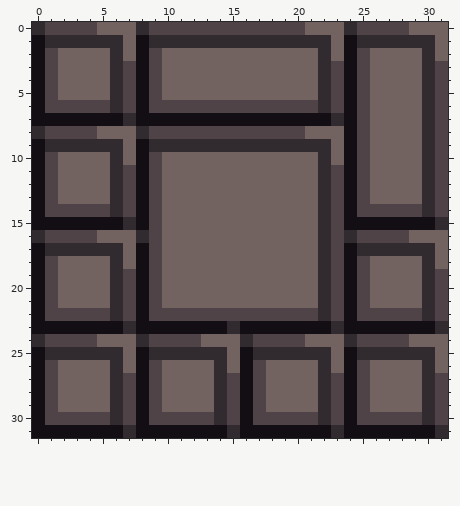
Edited in one commit: pixel-art sprite (assets/tiles.png). Above is the file before it was changed.
The file is 32x32 pixels.
New version:
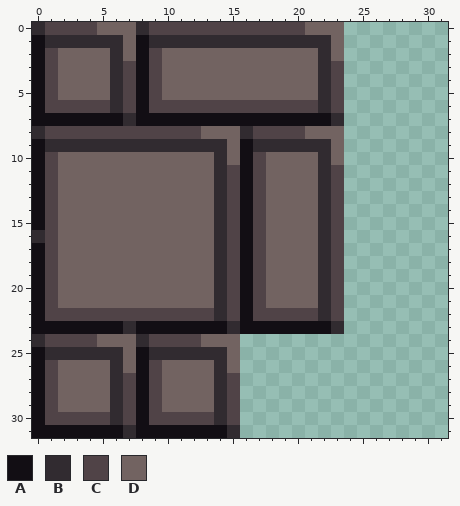
Palette (. is transparent): A #120e14  B #312b30  C #504347  D #726361
The edit:
{"y":0,"x":24,"old":"BCCCCDDD","new":"........"}
{"y":1,"x":24,"old":"ABBBBBBD","new":"........"}
{"y":2,"x":24,"old":"ACDDDDBD","new":"........"}
{"y":3,"x":24,"old":"ACDDDDBC","new":"........"}
{"y":4,"x":24,"old":"ACDDDDBC","new":"........"}
{"y":5,"x":24,"old":"ACDDDDBC","new":"........"}
{"y":6,"x":24,"old":"ACDDDDBC","new":"........"}
{"y":7,"x":24,"old":"ACDDDDBC","new":"........"}
{"y":8,"x":5,"old":"DDDB","new":"CCCC"}
{"y":8,"x":13,"old":"CCCC","new":"DDDB"}
{"y":8,"x":24,"old":"ACDDDDBC","new":"........"}
{"y":9,"x":7,"old":"DA","new":"BB"}
{"y":9,"x":15,"old":"BB","new":"DA"}
{"y":9,"x":24,"old":"ACDDDDBC","new":"........"}
{"y":10,"x":6,"old":"B","new":"D"}
{"y":10,"x":8,"old":"AC","new":"DD"}
{"y":10,"x":14,"old":"D","new":"B"}
{"y":10,"x":16,"old":"DD","new":"AC"}
{"y":10,"x":24,"old":"ACDDDDBC","new":"........"}
{"y":11,"x":6,"old":"BCAC","new":"DDDD"}
{"y":11,"x":14,"old":"DDDD","new":"BCAC"}
{"y":11,"x":24,"old":"ACDDDDBC","new":"........"}
{"y":12,"x":6,"old":"BCAC","new":"DDDD"}
{"y":12,"x":14,"old":"DDDD","new":"BCAC"}
{"y":12,"x":24,"old":"ACDDDDBC","new":"........"}
{"y":13,"x":6,"old":"BCAC","new":"DDDD"}
{"y":13,"x":14,"old":"DDDD","new":"BCAC"}
{"y":13,"x":24,"old":"ACDDDDBC","new":"........"}
{"y":14,"x":2,"old":"CCCCBCAC","new":"DDDDDDDD"}
{"y":14,"x":14,"old":"DDDD","new":"BCAC"}
{"y":14,"x":24,"old":"ACCCCCBC","new":"........"}
{"y":15,"x":1,"old":"AAAAAABAC","new":"CDDDDDDDD"}
{"y":15,"x":14,"old":"DDDD","new":"BCAC"}
{"y":15,"x":24,"old":"AAAAAAAB","new":"........"}
{"y":16,"x":2,"old":"CCC","new":"DDD"}
{"y":16,"x":8,"old":"BC","new":"DD"}
{"y":16,"x":14,"old":"DDDD","new":"BCAC"}
{"y":16,"x":24,"old":"BCCCCDDD","new":"........"}
{"y":17,"x":1,"old":"BBBBBB","new":"CDDDDD"}
{"y":17,"x":8,"old":"AC","new":"DD"}
{"y":17,"x":14,"old":"DDDD","new":"BCAC"}
{"y":17,"x":24,"old":"ABBBBBBD","new":"........"}
{"y":18,"x":6,"old":"B","new":"D"}
{"y":18,"x":8,"old":"AC","new":"DD"}
{"y":18,"x":14,"old":"DDDD","new":"BCAC"}
{"y":18,"x":24,"old":"ACDDDDBD","new":"........"}
{"y":19,"x":6,"old":"BCAC","new":"DDDD"}
{"y":19,"x":14,"old":"DDDD","new":"BCAC"}
{"y":19,"x":24,"old":"ACDDDDBC","new":"........"}
{"y":20,"x":6,"old":"BCAC","new":"DDDD"}
{"y":20,"x":14,"old":"DDDD","new":"BCAC"}
{"y":20,"x":24,"old":"ACDDDDBC","new":"........"}
{"y":21,"x":6,"old":"BCAC","new":"DDDD"}
{"y":21,"x":14,"old":"DDDD","new":"BCAC"}
{"y":21,"x":24,"old":"ACDDDDBC","new":"........"}
{"y":22,"x":6,"old":"B","new":"C"}
{"y":22,"x":8,"old":"A","new":"C"}
{"y":22,"x":14,"old":"C","new":"B"}
{"y":22,"x":16,"old":"C","new":"A"}
{"y":22,"x":24,"old":"ACCCCCBC","new":"........"}
{"y":23,"x":24,"old":"AAAAAAAB","new":"........"}
{"y":24,"x":16,"old":"BCCCCDDDBCCCCDDD","new":"................"}
{"y":25,"x":16,"old":"ABBBBBBDABBBBBBD","new":"................"}
{"y":26,"x":16,"old":"ACDDDDBDACDDDDBD","new":"................"}
{"y":27,"x":16,"old":"ACDDDDBCACDDDDBC","new":"................"}
{"y":28,"x":16,"old":"ACDDDDBCACDDDDBC","new":"................"}
{"y":29,"x":16,"old":"ACDDDDBCACDDDDBC","new":"................"}
{"y":30,"x":16,"old":"ACCCCCBCACCCCCBC","new":"................"}
{"y":31,"x":16,"old":"AAAAAAABAAAAAAAB","new":"................"}
{"label":"changed","picture_box":[45,22,448,438]}
